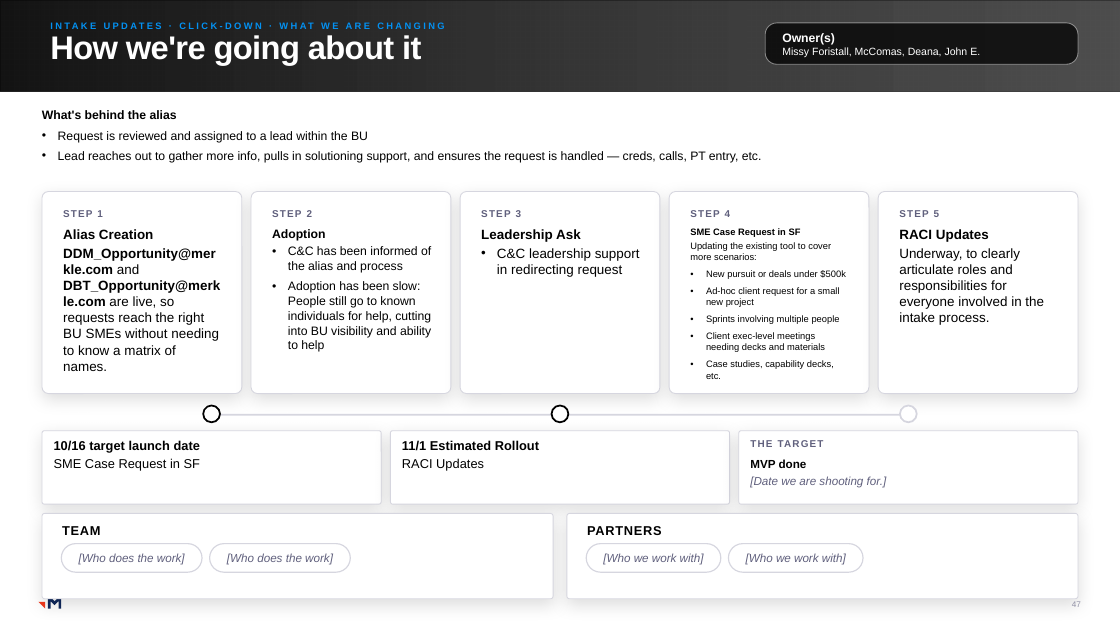
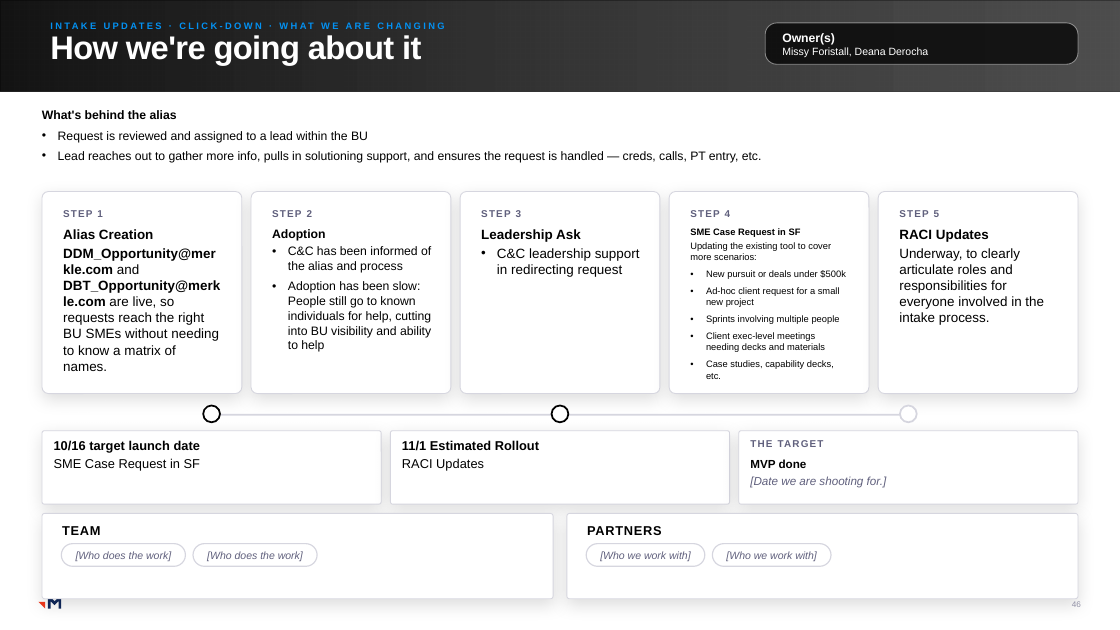
Before and after one commit to RachelHarrisMerkle/BasicMerkle, a slide deck: slide 46 of Priorities_Master.pptx (slide 47 before the commit). Drawn at 1120x630 pixels with LibreOffice and Linux fonts; fonts in the diff are those of the drawing; grey boxes stand for pictures. Boxes give left, top, right and bottom in pixels: in the first picture for what was removed or moved away, otherwise in the second. Text is boxed around its words. In the diff, an @@ line names an element or a change of style, - is before the commit and + after.

```diff
--- a/Priorities_Master.pptx
+++ b/Priorities_Master.pptx
@@ text in rounded rectangle at (x1=782, y1=47, x2=929, y2=57): text changed @@
-Missy Foristall, McComas, Deana, John E.
+Missy Foristall, Deana Derocha
@@ rounded rectangle "[Who does the work]" resized from (x1=61, y1=544, x2=202, y2=572) to (x1=61, y1=544, x2=186, y2=566) @@
@@ size 10 to 9 pt in 4 elements at (x1=586, y1=544, x2=705, y2=566), (x1=61, y1=544, x2=186, y2=566), (x1=712, y1=544, x2=831, y2=566), (x1=193, y1=544, x2=318, y2=566) @@
@@ rounded rectangle "[Who does the work]" resized from (x1=210, y1=544, x2=351, y2=572) to (x1=193, y1=544, x2=318, y2=566) @@
@@ rounded rectangle "[Who we work with]" resized from (x1=586, y1=544, x2=721, y2=572) to (x1=586, y1=544, x2=705, y2=566) @@
@@ rounded rectangle "[Who we work with]" resized from (x1=728, y1=544, x2=863, y2=572) to (x1=712, y1=544, x2=831, y2=566) @@
```
Also in this commit, not shown: 41 other slides changed, 9 slides added, 9 slides removed, 1 other file.
